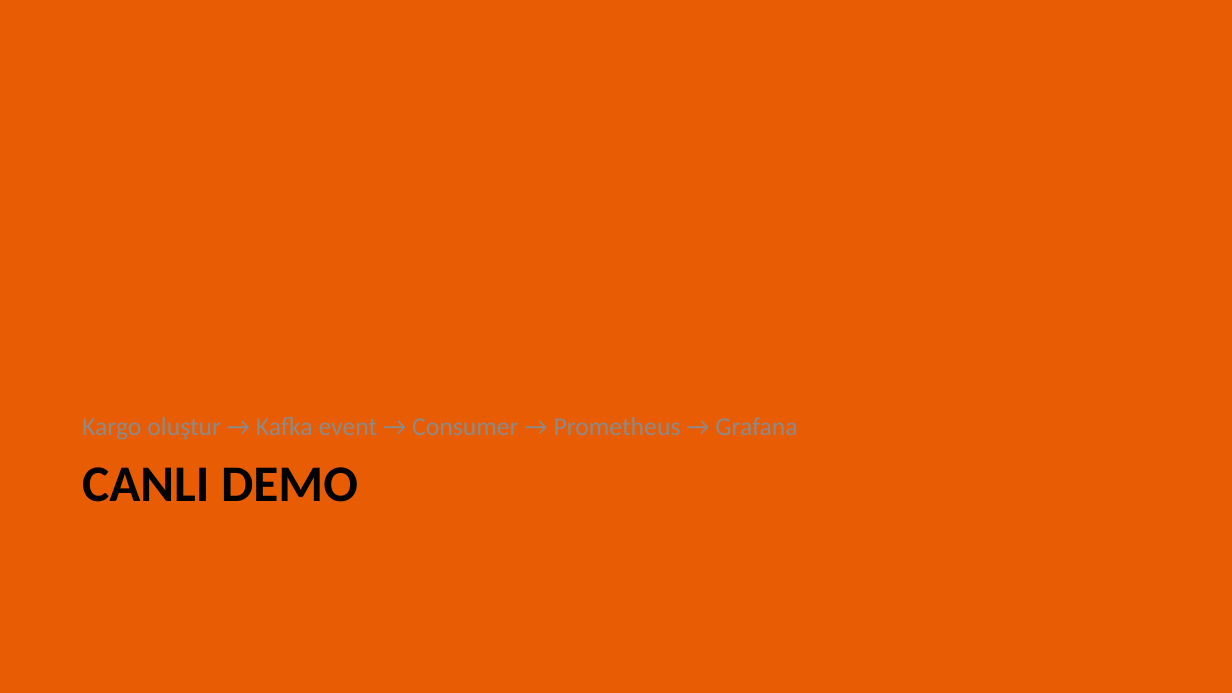
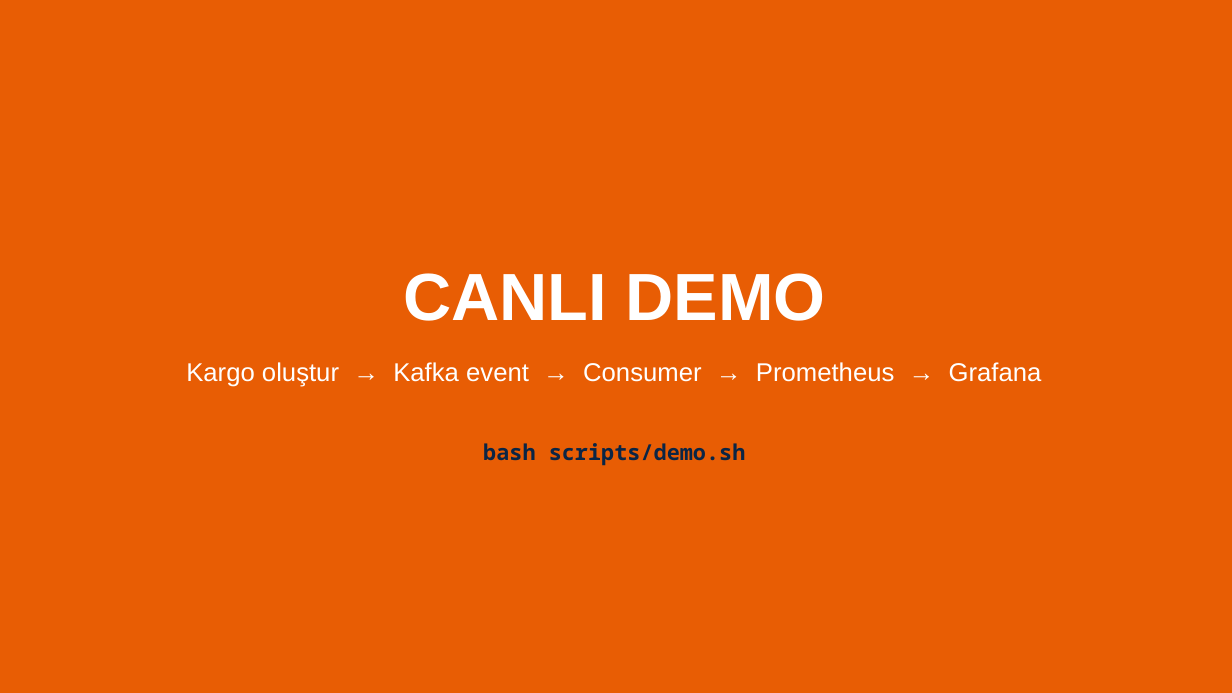
Before and after one commit to ErdemEmin/cargo-tracking, a slide deck: slide 11 of Kargo_Takip_Sistemi_Sunum.pptx. Drawn at 1232x693 pixels with LibreOffice and Linux fonts; fonts in the diff are those of the drawing. Boxes give left, top, right and bottom in pixels: in the first picture for what was removed or moved away, otherwise in the second. Text is boxed around its words. In the diff, an @@ line names an element or a change of style, - is before the commit and + after.

```diff
--- a/Kargo_Takip_Sistemi_Sunum.pptx
+++ b/Kargo_Takip_Sistemi_Sunum.pptx
@@ text "CANLI DEMO": place and size @@
-text "CANLI DEMO" at [82, 467, 358, 502]
+text "CANLI DEMO" at [403, 273, 825, 321]
@@ text "CANLI DEMO" at [403, 273, 825, 321]: size 40 to 52 pt, font Calibri to Arial, text colour #000000 to #FFFFFF; alignment left to centre @@
@@ text "Kargo oluştur → Kafka event ...": place and size @@
-text "Kargo oluştur → Kafka event ..." at [82, 417, 797, 440]
+text "Kargo oluştur → Kafka event ..." at [186, 362, 1042, 387]
@@ text "Kargo oluştur → Kafka event ..." at [186, 362, 1042, 387]: font Calibri to Arial, text colour #8C8C8C to #FFFFFF; alignment left to centre; less space between paragraphs; vertical alignment bottom to top @@
@@ text added at [483, 443, 746, 466], 17 pt, text #0B2545, bold @@
+bash scripts/demo.sh
```
Also in this commit, not shown: 11 other slides changed, 3 other files.
